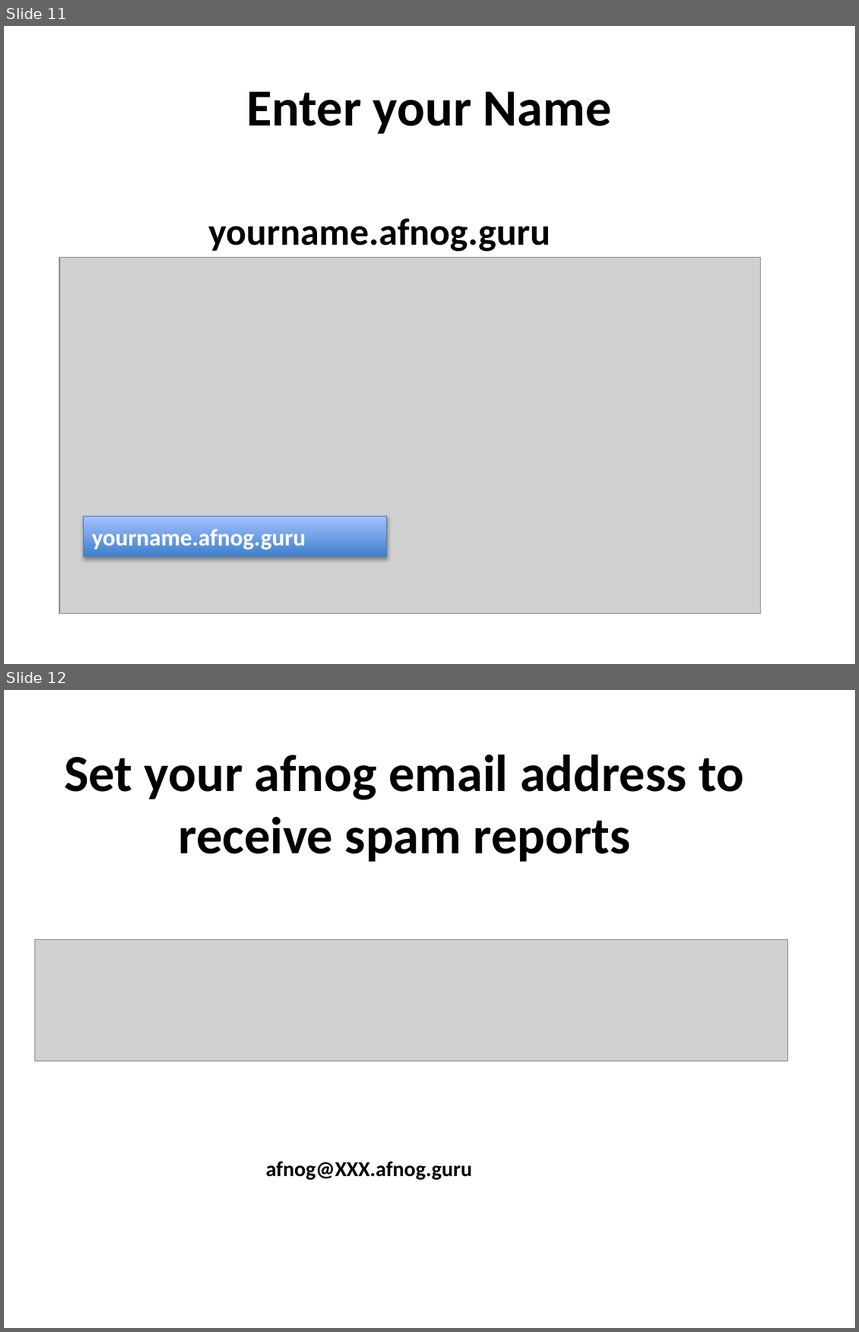
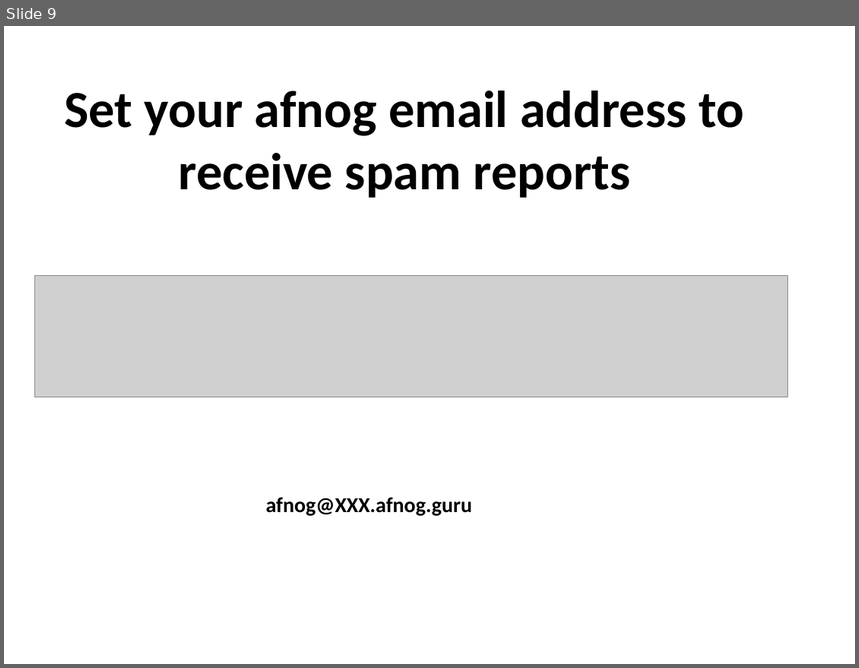
Before and after one commit to afnog/afnog.github.io, a slide deck: sse/postfix/mailgateway-pt2.pptx. Shown one above the other, each under a label of ours: slides 11 and 12 before the commit, slide 9 after it. The pictures are 859x1332 and 859x668 pixels, drawn with LibreOffice and Linux fonts; fonts in the diff are those of the drawing; grey boxes stand for pictures. Boxes give left, top, right and bottom in pixels: in the first picture for what was removed or moved away, otherwise in the second. Text is boxed around its words. In the diff, an @@ line names an element or a change of style, - is before the commit and + after.

```diff
--- a/sse/postfix/mailgateway-pt2.pptx
+++ b/sse/postfix/mailgateway-pt2.pptx
@@ slide 11 removed at (x1=4, y1=26, x2=855, y2=664), background #FFFFFF @@
@@ title removed at (x1=246, y1=91, x2=612, y2=134) @@
-Enter your Name
@@ text removed at (x1=208, y1=218, x2=550, y2=252) @@
-yourname.afnog.guru
@@ picture removed at (x1=59, y1=258, x2=761, y2=613) @@
@@ rectangle removed at (x1=83, y1=516, x2=387, y2=557) @@
-yourname.afnog.guru
@@ what was slide 12 is now slide 9 @@
```
Also in this commit, not shown: 1 slide added, 3 other slides removed.
